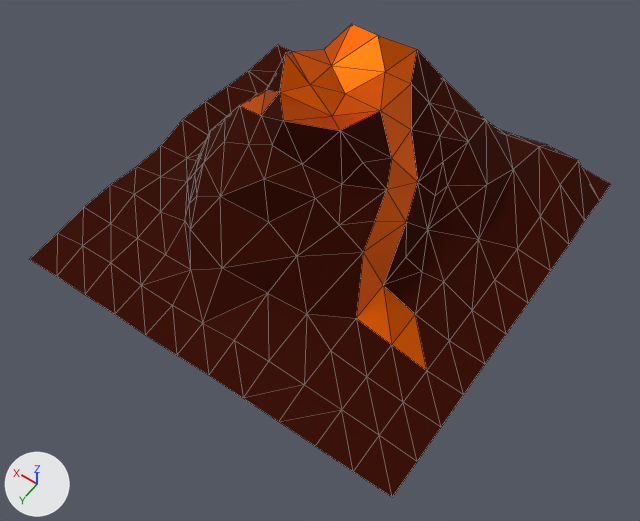
An edit to the Blender file assets/Models/ground/volcano.blend, drawn before and after from the same camera.
One viewpoint serves both versions: a 50 mm camera at (-9.13, 13.23, 18.77) aimed at (-1.05, 1.92, 1.0). Arrows for +X, +Y and +Z are at lower left; the lights stay in place. Mesh edges are drawn as thin lines.

The scene before the commit, as lines of its bpy script (objects in view):
```python
me_plane = bpy.data.meshes.new('Plane')
me_plane.from_pydata(...)  # 183 vertices, 323 faces; spans x -1.02..1.0, y -1.01..1.0, z 0.0..0.93
# faces by material slot: [274, 49]
me_plane.materials.append(mat_volcano)  # dark red #3a0b00
me_plane.materials.append(mat_lava)  # orange #e75f00
ob_plane = bpy.data.objects.new('Plane', me_plane)
ob_plane.location = (0.0, 0.0, 0.0)
ob_plane.scale = (5.78, 5.78, 5.78)
```
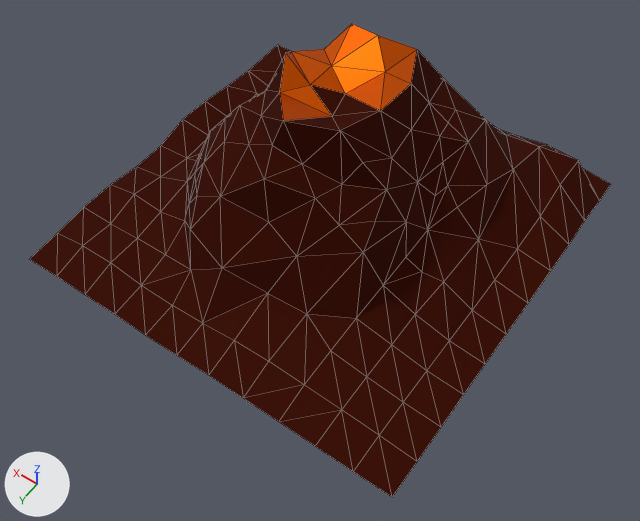
Changed parts and their boxes [x1, y1, x2, y2] in the pictures (640 x 521 px):
part 1 of me_plane, recoloured
    both: [240, 84, 427, 370]

The edits, one by one:
me_plane has 183 vertices, 323 faces and spans x -1.02..1.0, y -1.01..1.0, z 0.0..0.93.
me_plane is used by ob_plane; location (0.0, 0.0, 0.0); scale (5.78, 5.78, 5.78).
me_plane part 1: 34 of the faces centred in x -0.71..0.6, y -0.61..0.42, z 0.07..0.82 switch from mat_lava (orange #e75f00) to mat_volcano (dark red #3a0b00).
